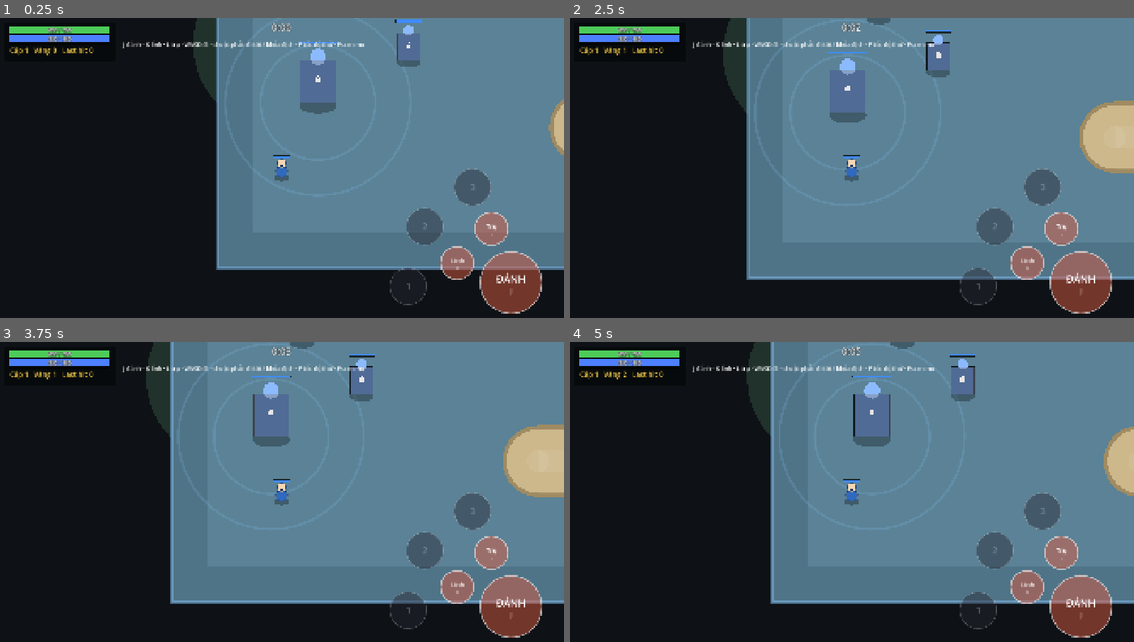
Above: before the commit, frames 1-4 (two rows, left to right).
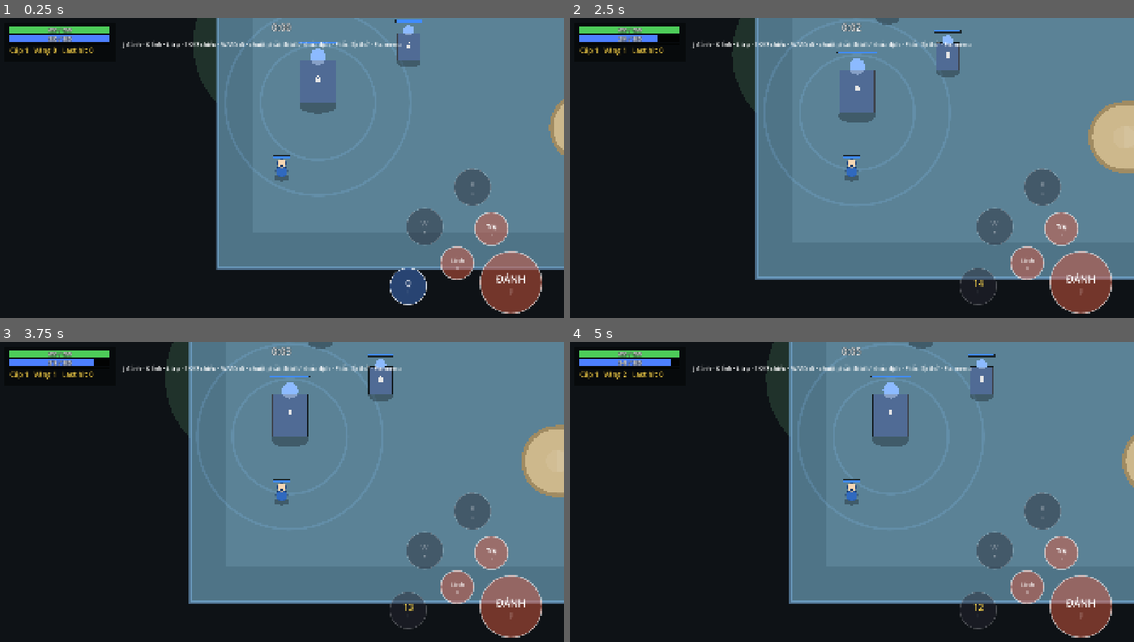
Above: after the commit, the same moments.

Repository: langhoangtien/clash-born-v2
Game: Godot game, scene res://app/match_scene.tscn
Same seed, same stepped clock (60 frames per second), same inputs: the game is played once before the commit and once after it. This scene is started directly instead of the project's main scene.
Inputs (mouse positions are in pixels of both pictures, inside the frame that each line leads up to):
- Up to frame 1 (0.25 s): no input
- Up to frame 2 (2.5 s): tap Enter at 0.5 s; drag from (665, 258) to (908, 108) at 0.52 s; drag from (1038, 243) to (823, 240) at 1.27 s; move the mouse to (908, 108) at 2.02 s; hold D from 2.03 s (still down); tap 3 at 2.1 s; click (908, 108) at 2.17 s; tap 1 at 2.3 s
- Up to frame 3 (3.75 s): release D at 2.75 s; drag from (253, 564) to (112, 453) at 2.77 s; tap Space at 3.5 s; move the mouse to (451, 549) at 3.52 s; hold A from 3.53 s (still down); tap 2 at 3.6 s; click (451, 549) at 3.67 s
- Up to frame 4 (5 s): tap 3 at 3.8 s; release A at 4.25 s; drag from (682, 453) to (767, 420) at 4.27 s

The runs differ from the first frame. In frame 1, 1.1% of the frame differs, in the area x 32-85%, y 7-96%; in frame 2, 4.0%; in frame 3, 6.8%, in the area x 9-99%, y 0-91%; in frame 4, 6.6%.

Commit message:
Skill buttons Q/W/R and keys 1/2/3 with quick cast, cooldown display, area and shield visuals (D-61)
Co-Authored-By: Claude Opus 5.5 <noreply@anthropic.com>
Claude-Session: https://claude.ai/code/session_01U9XXiwXKA4KHDW2xJbUPmE

Diff:
--- a/app/match_input.gd
+++ b/app/match_input.gd
@@ -20,6 +20,8 @@
 var _held: Array[bool] = [false, false, false]
 var _active_mode: int = -1
 var _press: bool = false
+## Ô chiêu vừa bấm (AbilityDef.Slot), -1 = không.
+var _skill: int = -1
 
 
 func set_direction(dir: Vector2) -> void:
@@ -34,6 +36,11 @@
 	_held[mode] = held
 	if not held and _active_mode == mode:
 		_active_mode = _held.find(true)
+
+
+## Nút chiêu / phím 1-2-3: tung nhanh (tự nhắm), kéo để nhắm làm ở M3.8.
+func press_skill(slot: int) -> void:
+	_skill = slot
 
 
 ## Chạm/click vào map (CTL-01, CTL-04): trúng đơn vị địch → khóa và đánh; chỗ trống →
@@ -67,8 +74,14 @@
 		_tap = Vector2.INF
 		_attack_id = -1
 		_press = false
+		_skill = -1
 		_sent_direction = Vector2.ZERO
 		return null
+	if _skill >= 0:
+		var slot: int = _skill
+		_skill = -1
+		_sent_direction = Vector2.ZERO  # tung xong thì joystick gửi lại hướng
+		return QuickCast.command(world, hero, slot)
 	if _direction != Vector2.ZERO:
 		_tap = Vector2.INF
 		_attack_id = -1
--- a/app/match_scene.gd
+++ b/app/match_scene.gd
@@ -9,8 +9,11 @@
 ## CTL-02: phím PC giả lập nút ĐÁNH / đánh lính / đánh trụ (theo Rules.AttackMode).
 const ATTACK_KEYS: Array[Key] = [KEY_J, KEY_K, KEY_L]
 const SPEEDS: Array[int] = [1, 2, 4, 8]
+## Phím 1/2/3 = nút chiêu Q/W/R.
+const SKILL_KEYS: Array[Key] = [KEY_1, KEY_2, KEY_3]
+const SKILL_SLOTS: Array[int] = [AbilityDef.Slot.Q, AbilityDef.Slot.W, AbilityDef.Slot.R]
 const MENU_SCENE: String = "res://app/main.tscn"
-const HELP: String = "J đánh · K lính · L trụ · WASD đi · chuột phải: đi tới / khóa địch · F tốc độ thử · Esc menu"
+const HELP: String = "J đánh · K lính · L trụ · 1/2/3 chiêu · WASD đi · chuột phải: đi tới / khóa địch · F tốc độ thử · Esc menu"
 
 @onready var map_view: MapView = $MapView
 @onready var units_view: UnitsView = $UnitsView
@@ -43,6 +46,7 @@
 	runner = SimRunner.new(world)
 	runner.before_step.connect(_before_step)
 	camera.position = hero.position
+	attack_buttons.skill_pressed.connect(func(i: int) -> void: input.press_skill(SKILL_SLOTS[i]))
 	match_hud.world = world
 	match_hud.hero = hero
 	hud.text = HELP
@@ -61,6 +65,12 @@
 	units_view.alpha = runner.alpha()
 	camera.position = units_view.display_position(hero)
 	match_hud.speed = runner.speed
+	for i: int in range(SKILL_SLOTS.size()):
+		var a: AbilityInstance = Abilities.of(hero, SKILL_SLOTS[i])
+		var cd: float = maxf(0.0, (a.ready_tick - world.tick) * SimClock.TICK_SECONDS) if a != null else 0.0
+		var ok: bool = a != null and Abilities.problem(world, hero, a) == Abilities.Problem.NONE
+		attack_buttons.skill_view[i] = [a.rank if a != null else 0, cd, ok]
+	attack_buttons.queue_redraw()
 	if world.winner >= 0 and result == null:
 		_show_result()
 
@@ -106,6 +116,8 @@
 func _unhandled_input(event: InputEvent) -> void:
 	if event is InputEventKey and event.pressed and not (event as InputEventKey).echo and (event as InputEventKey).keycode == KEY_F:
 		cycle_speed()
+	elif event is InputEventKey and event.pressed and not (event as InputEventKey).echo and SKILL_KEYS.has((event as InputEventKey).keycode):
+		input.press_skill(SKILL_SLOTS[SKILL_KEYS.find((event as InputEventKey).keycode)])
 	elif event is InputEventKey and event.pressed and (event as InputEventKey).keycode == KEY_ESCAPE:
 		get_tree().change_scene_to_file(MENU_SCENE)
 	elif event is InputEventMouseButton and event.pressed and (event as InputEventMouseButton).button_index == MOUSE_BUTTON_RIGHT:
--- /dev/null
+++ b/app/quick_cast.gd
@@ -0,0 +1,43 @@
+class_name QuickCast
+extends RefCounted
+## Tầng APP: bấm nút chiêu là tung ngay, tự nhắm kiểu Liên Quân (tạm tới khi có kéo nhắm ở
+## M3.8). Đơn vị / điểm / hướng nhắm vào hero địch gần nhất trong tầm chiêu + tầm tìm; không có
+## thì đơn vị địch gần nhất; không có ai thì điểm/hướng theo hướng đang nhìn.
+
+
+static func command(world: World, hero: Entity, slot: int) -> Command:
+	var a: AbilityInstance = Abilities.of(hero, slot)
+	if a == null:
+		return Command.cast(hero.id, slot)
+	var reach: float = Abilities.value(hero, a, &"cast_range")
+	match a.def.targeting:
+		AbilityDef.Targeting.UNIT:
+			if a.def.target_team != AbilityDef.Team.ENEMY:
+				return Command.cast(hero.id, slot, hero.id)
+			var t: Entity = target(world, hero, a, reach)
+			return Command.cast(hero.id, slot, t.id if t != null else -1)
+		AbilityDef.Targeting.POINT:
+			var t: Entity = target(world, hero, a, reach)
+			var at: Vector2 = t.position if t != null else hero.position + hero.facing * maxf(reach, 300.0)
+			return Command.cast(hero.id, slot, -1, at)
+		AbilityDef.Targeting.DIRECTION:
+			var t: Entity = target(world, hero, a, reach)
+			var dir: Vector2 = (t.position - hero.position) if t != null else hero.facing
+			return Command.cast(hero.id, slot, -1, Vector2.INF, dir if dir.length() > 0.001 else hero.facing)
+	return Command.cast(hero.id, slot)
+
+
+## Hero địch gần nhất trong tầm, rồi đơn vị địch hợp lệ gần nhất.
+static func target(world: World, hero: Entity, a: AbilityInstance, reach: float) -> Entity:
+	var search: float = (reach if reach > 0.0 else 600.0) + world.balance.attack_search_bonus
+	var best: Entity = null
+	for e: Entity in world.entities:
+		if not Abilities.accepts(hero, a.def, e) or Rules.edge_distance(hero, e) > search:
+			continue
+		if best == null or (e.kind == Entity.Kind.HERO) != (best.kind == Entity.Kind.HERO):
+			if best == null or e.kind == Entity.Kind.HERO:
+				best = e
+			continue
+		if Rules.edge_distance(hero, e) < Rules.edge_distance(hero, best):
+			best = e
+	return best
--- a/sim/effects/action_runner.gd
+++ b/sim/effects/action_runner.gd
@@ -99,6 +99,9 @@
 	var dir: Vector2 = p.ctx.direction if p.ctx.direction != Vector2.ZERO else owner.facing
 	var start: Vector2 = owner.position
 	var reach: float = radius if a.shape == AreaAction.Shape.CIRCLE else length + half_width
+	if a.shape == AreaAction.Shape.CIRCLE:
+		world.recent_areas = world.recent_areas.filter(func(r: Array) -> bool: return world.tick - r[2] < 30)
+		world.recent_areas.append([p.center, radius, world.tick, owner.team])
 	var around: Vector2 = p.center if a.shape == AreaAction.Shape.CIRCLE else start
 	for e: Entity in world.spatial_near(around, reach, World.Phase.TRIGGER):
 		if not _area_accepts(p.ctx, owner, e):
--- a/sim/world/world.gd
+++ b/sim/world/world.gd
@@ -48,6 +48,8 @@
 var emit_depth: int = 0
 ## Vùng có độ trễ đang chờ (AreaAction), TriggerSystem chạy khi tới tick.
 var pending_areas: Array[PendingArea] = []
+## Chỉ để VIEW vẽ: vùng vừa nổ gần đây [tâm, bán kính, tick, đội]. Không thuộc trạng thái trận.
+var recent_areas: Array = []
 var _pending: Array[Command] = []
 var _systems: Array[Array] = []  # [phase, thứ tự đăng ký, SimSystem]
 
--- a/tests/app/test_match_input.gd
+++ b/tests/app/test_match_input.gd
@@ -214,3 +214,64 @@
 	assert_eq(Abilities.of(hero, AbilityDef.Slot.Q).rank, 5)
 	assert_eq(Abilities.of(hero, AbilityDef.Slot.R).rank, 3)
 	assert_eq(hero.skill_points, 0)
+
+
+func test_M38_skill_button_and_key_quick_cast() -> void:
+	var lib: ContentLibrary = ContentLibrary.load_dir()
+	var w: World = World.new(1, load("res://content/balance/balance_settings.tres") as BalanceSettings)
+	var hero: Entity = UnitFactory.hero(w, lib.heroes[&"brakk"], 0, Vector2(500, 500))
+	var input: MatchInput = MatchInput.new()
+	input.world = w
+	input.hero = hero
+	input.set_direction(Vector2.LEFT)
+	input.flush()
+	w.take_pending_commands()
+	input.press_skill(AbilityDef.Slot.Q)
+	input.flush()
+	var sent: Array[Command] = w.take_pending_commands()
+	assert_eq(sent.size(), 1)
+	assert_eq(sent[0].type, Command.Type.CAST, "chiêu thắng joystick")
+	assert_eq(sent[0].slot, AbilityDef.Slot.Q)
+	input.flush()
+	assert_eq(w.take_pending_commands()[0].type, Command.Type.MOVE_DIR, "sau đó joystick gửi lại hướng")
+
+
+func test_M38_quick_cast_aims_at_enemy_hero_first() -> void:
+	var w: World = World.new(1, load("res://content/balance/balance_settings.tres") as BalanceSettings)
+	var me: Entity = _unit_at(w, 0, Vector2(500, 500), Entity.Kind.HERO)
+	var creep: Entity = _unit_at(w, 1, Vector2(560, 500), Entity.Kind.LANE_CREEP)
+	var foe: Entity = _unit_at(w, 1, Vector2(800, 500), Entity.Kind.HERO)
+	var d: AbilityDef = AbilityDef.new()
+	d.slot = AbilityDef.Slot.Q
+	d.targeting = AbilityDef.Targeting.UNIT
+	d.values = {&"cast_range": PackedFloat32Array([400, 400, 400, 400, 400])}
+	var a: AbilityInstance = AbilityInstance.new()
+	a.def = d
+	a.slot = AbilityDef.Slot.Q
+	a.rank = 1
+	me.abilities.append(a)
+	assert_eq(QuickCast.command(w, me, AbilityDef.Slot.Q).target_id, foe.id)
+	foe.position = Vector2(2000, 500)
+	assert_eq(QuickCast.command(w, me, AbilityDef.Slot.Q).target_id, creep.id, "không có hero thì lính gần nhất")
+
+
+func _unit_at(w: World, team: int, at: Vector2, kind: Entity.Kind) -> Entity:
+	var e: Entity = Entity.new()
+	e.team = team
+	e.kind = kind
+	e.radius = 24.0
+	e.position = at
+	e.stats = StatBlock.new(w.balance)
+	return w.add_entity(e)
+
+
+func test_M38_skill_buttons_hit_test() -> void:
+	var b: AttackButtons = AttackButtons.new()
+	b.size = Vector2(640, 640)
+	assert_eq(b.button_at(b.skill_center(1)), AttackButtons.SKILL_BASE + 1)
+	var got: Array[int] = []
+	b.skill_pressed.connect(func(i: int) -> void: got.append(i))
+	b.press_at(0, b.skill_center(2))
+	assert_eq(got, [2])
+	assert_false(b.is_held(AttackButtons.SKILL_BASE + 2), "nút chiêu không giữ như nút đánh")
+	b.free()
--- a/view/hud/attack_buttons.gd
+++ b/view/hud/attack_buttons.gd
@@ -1,7 +1,7 @@
 class_name AttackButtons
 extends Control
 ## Cụm nút góc dưới phải kiểu Liên Quân (CTL-02/03): nút ĐÁNH lớn, hai nút nhỏ đánh lính /
-## đánh trụ, ba ô chiêu (chờ M3, chưa bấm được). Chỉ đọc chạm/chuột và báo nút nào đang
+## đánh trụ, ba ô chiêu Q/W/R (bấm là tung nhanh, kéo nhắm làm ở M3.8; phím 1/2/3). Chỉ đọc chạm/chuột và báo nút nào đang
 ## giữ; không biết gì về trận đấu. Nhiều ngón cùng lúc được (mỗi ngón một nút).
 
 ## Hằng số giao diện (px màn hình, tính từ góc dưới phải của khung).
@@ -19,7 +19,14 @@
 ## Con trỏ chuột dùng số này (chạm dùng chỉ số ngón tay ≥ 0).
 const MOUSE_POINTER: int = -1
 
+## Mã nút chiêu trả về từ button_at: SKILL_BASE + 0/1/2 (Q/W/R).
+const SKILL_BASE: int = 10
+
+signal skill_pressed(index: int)
+
 var _pointers: Dictionary[int, int] = {}
+## Trạng thái ô chiêu để vẽ (APP đặt mỗi khung): [cấp, giây hồi chiêu còn lại, dùng được].
+var skill_view: Array = [[0, 0.0, false], [0, 0.0, false], [0, 0.0, false]]
 
 
 func button_center(mode: int) -> Vector2:
@@ -42,6 +49,9 @@
 	for mode: int in range(LABELS.size()):
 		if local.distance_to(button_center(mode)) <= button_radius(mode):
 			return mode
+	for i: int in range(SKILL_ANGLES.size()):
+		if local.distance_to(skill_center(i)) <= SKILL_RADIUS:
+			return SKILL_BASE + i
 	return -1
 
 
@@ -51,7 +61,9 @@
 
 func press_at(pointer: int, local: Vector2) -> void:
 	var mode: int = button_at(local)
-	if mode >= 0:
+	if mode >= SKILL_BASE:
+		skill_pressed.emit(mode - SKILL_BASE)
+	elif mode >= 0:
 		_pointers[pointer] = mode
 		queue_redraw()
 
@@ -87,9 +99,18 @@
 	var font: Font = ThemeDB.fallback_font
 	for i: int in range(SKILL_ANGLES.size()):
 		var c: Vector2 = skill_center(i)
-		draw_circle(c, SKILL_RADIUS, Color(0.15, 0.15, 0.2, 0.45))
-		draw_arc(c, SKILL_RADIUS, 0, TAU, 40, Color(1, 1, 1, 0.2), 3.0, true)
-		_label(font, c, str(i + 1), 30, Color(1, 1, 1, 0.3))
+		var view: Array = skill_view[i]
+		var learned: bool = view[0] > 0
+		var ready: bool = learned and view[2]
+		draw_circle(c, SKILL_RADIUS, Color(0.2, 0.35, 0.6, 0.7) if ready else Color(0.15, 0.15, 0.2, 0.45))
+		draw_arc(c, SKILL_RADIUS, 0, TAU, 40, Color(1, 1, 1, 0.7 if ready else 0.2), 3.0, true)
+		if view[1] > 0.0:
+			_label(font, c - Vector2(0, 10), "%d" % ceili(view[1]), 30, Color(1, 0.85, 0.3))
+		else:
+			_label(font, c - Vector2(0, 10), ["Q", "W", "R"][i], 26, Color(1, 1, 1, 0.9 if learned else 0.3))
+		_label(font, c + Vector2(0, 22), str(i + 1), 16, Color(1, 1, 1, 0.5))
+		for r: int in range(view[0]):
+			draw_circle(c + Vector2(-16 + r * 8, SKILL_RADIUS - 10), 3.0, Color(1, 0.85, 0.3))
 	for mode: int in range(LABELS.size()):
 		var c: Vector2 = button_center(mode)
 		var r: float = button_radius(mode)
--- a/view/units/state_marks.gd
+++ b/view/units/state_marks.gd
@@ -22,6 +22,10 @@
 	var r: float = e.radius
 	if is_slowed(e):
 		ci.draw_arc(at, r * 1.15, 0, TAU, 24, Color(0.45, 0.75, 1.0, 0.9), 4.0, true)
+	for inst: EffectInstance in e.effects:
+		if inst.absorb_left > 0.0:  # khiên (EFF-06)
+			ci.draw_arc(at - Vector2(0, r), r * 1.5, 0, TAU, 32, Color(0.5, 0.9, 1.0, 0.9), 5.0, true)
+			break
 	if Rules.has_state(e, S.ROOTED):
 		ci.draw_arc(at, r * 1.35, 0, TAU, 24, Color(0.35, 0.8, 0.3), 5.0, true)
 	if Rules.has_state(e, S.INVULNERABLE):
--- a/view/units/units_view.gd
+++ b/view/units/units_view.gd
@@ -46,6 +46,12 @@
 	for e: Entity in order:
 		if e.alive:  # hero chờ hồi sinh không vẽ (ECO-04)
 			_draw_unit(e, display_position(e))
+	for r: Array in world.recent_areas:
+		var age: float = (world.tick - r[2]) / 15.0
+		if age < 1.0:
+			var col: Color = (BLUE if r[3] == 0 else RED).lightened(0.4)
+			draw_circle(r[0], r[1], Color(col, 0.35 * (1.0 - age)))
+			draw_arc(r[0], r[1], 0, TAU, 48, Color(col, 0.9 * (1.0 - age)), 4.0, true)
 	for p: Projectile in world.projectiles:
 		draw_circle(p.position, 7.0, Color(1, 0.95, 0.6))
 
Not shown, added: app/quick_cast.gd.uid
Not shown, changed: docs/DECISIONS.md
Not shown, changed: docs/ROADMAP.md
